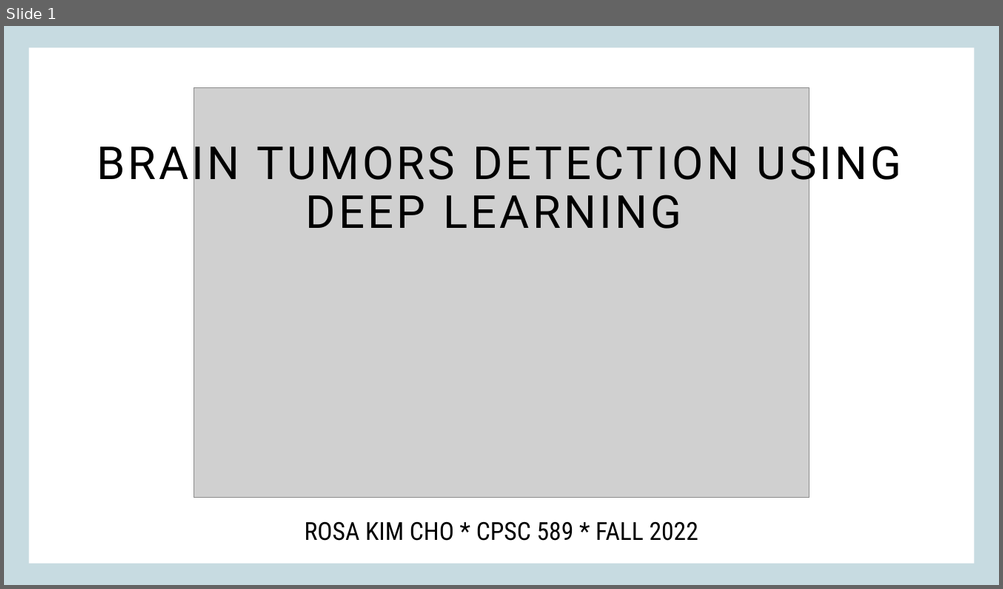
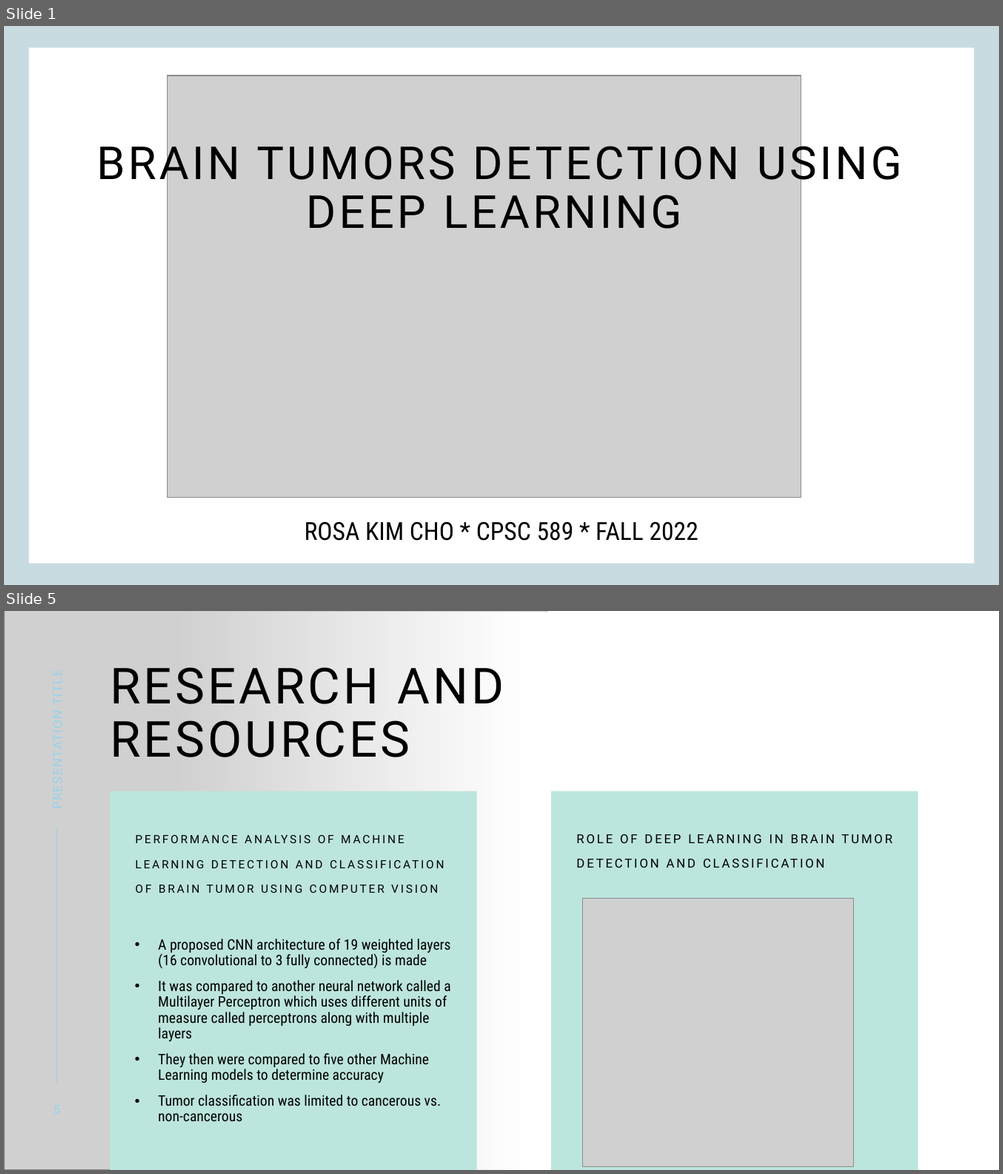
Before and after one commit to rkcho317/projcerebro, a slide deck: Presentation2.pptx. Shown one above the other, each under a label of ours: slide 1 before the commit, slides 1 and 5 after it; the slides between them are not shown. The pictures are 1003x589 and 1003x1174 pixels, drawn with LibreOffice and Linux fonts; fonts in the diff are those of the drawing; grey boxes stand for pictures. Boxes give left, top, right and bottom in pixels: in the first picture for what was removed or moved away, otherwise in the second. Text is boxed around its words. In the diff, an @@ line names an element or a change of style, - is before the commit and + after.

```diff
--- a/Presentation2.pptx
+++ b/Presentation2.pptx
@@ slide 5 added at (4,611,999,1170), background #FFFFFF @@
@@ picture added at (4,611,547,1170) @@
@@ rectangle added at (177,612,999,1170), fill gradient #FFFFFF @@
@@ title added at (110,667,504,758), 48 pt, text #000000 @@
+RESEARCH AND RESOURCES
@@ text added at (110,792,477,1170), fill #BCE5DD, 11 pt, text #000000 @@
+PERFORMANCE ANALYSIS OF MACHINE LEARNING DETECTION AND CLASSIFICATION OF BRAIN TUMOR USING COMPUTER VISION
@@ text added at (551,792,918,1170), fill #BCE5DD, 12 pt, text #000000 @@
+ROLE OF DEEP LEARNING IN BRAIN TUMOR DETECTION AND CLASSIFICATION
@@ line added from (57, 829) to (57, 1083), #96D3ED 1 pt @@
@@ picture added at (583,898,854,1167) @@
@@ text added at (158,939,451,1122), 14 pt, text #000000 @@
+• A proposed CNN architecture of 19 weighted layers (16 convolutional to 3 fully connected) is made
+• It was compared to another neural network called a Multilayer Perceptron which uses different units of measure called perceptrons along with multiple layers
+• They then were compared to five other Machine Learning models to determine accuracy
+• Tumor classification was limited to cancerous vs. non-cancerous
@@ slide 1 changed as well @@
@@ picture: place and size @@
-picture at (193,88,809,498)
+picture at (168,76,801,497)
```
Also in this commit, not shown: 1 other slide changed, 4 other slides added, 11 slides removed, 8 other files.
